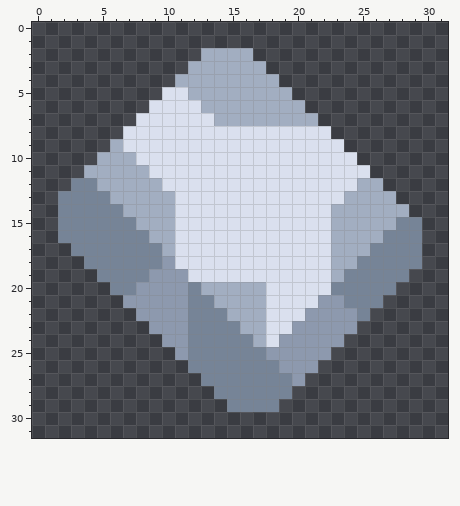
Two states of a pixel-art sprite, sprites/Items/platinum.png. That is the earlier state.
The file is 32x32 pixels.
The same view after the edit:
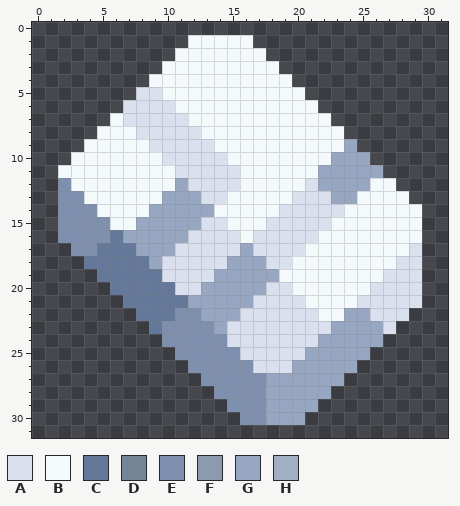
Palette (. is transparent): A #dae0ee  B #f4f9fc  C #647899  D #768497  E #7e90ad  F #8d99ae  G #97a7c2  H #a2aec1
What changed:
Changed rows in their new state; - is an unchanged pixel.
first column x 2:
 1 ----------BBBBB-------------
 2 ---------BBBBBBB------------
 3 --------BBBBBBBBB-----------
 4 -------BBBBBBBBBBB----------
 5 ------AABBBBBBBBBBB---------
 6 -----AA--BBBBBBBBBBB--------
 7 ----BA----BBBBBBBBBBB-------
 8 ---BBB-----BBBBBBBBBBB------
 9 --BBBBB-----BBBBBBBBBBG-----
10 -BBBBBBB-----BBBBBBBBGGG----
11 BBBBBBBBB-----BBBBBBGGGGG---
12 EBBBBBBBBG----BBBBB-GGGGBB--
13 EEBBBBBBGGG--BBBBB---GGBBBB-
14 EEEBBBBGGGGGBBBBB----ABBBBBB
15 EEEEBBGGGGG--BBB-----BBBBBBB
16 EEEECGGGGG----B-----BBBBBBBB
17 -EECCCGGG-----G----BBBBBBBBA
18 --CCCCCGA----GGG--BBBBBBBBAA
19 ---CCCCCAA--GGGGGBBBBBBBBAAA
20 ----CCCCCAAGGGGG--BBBBBBAAAA
21 -----CCCCCGGGGGA---BBBBAAAAA
22 ------CCCEEGGGAA---ABBGGAAA-
23 -------CEEEEGAAA--AAAGGGGA--
24 --------EEEEEAAA-AAAGGGGG---
25 ---------EEEEEAAAAAGGGGG----
26 ----------EEEEEAAAGGGGG-----
27 -----------EEEEEGGGGGG------
28 ------------EEEEGGGGG-------
29 -------------EEEGGGG--------
30 --------------EEGGG---------
